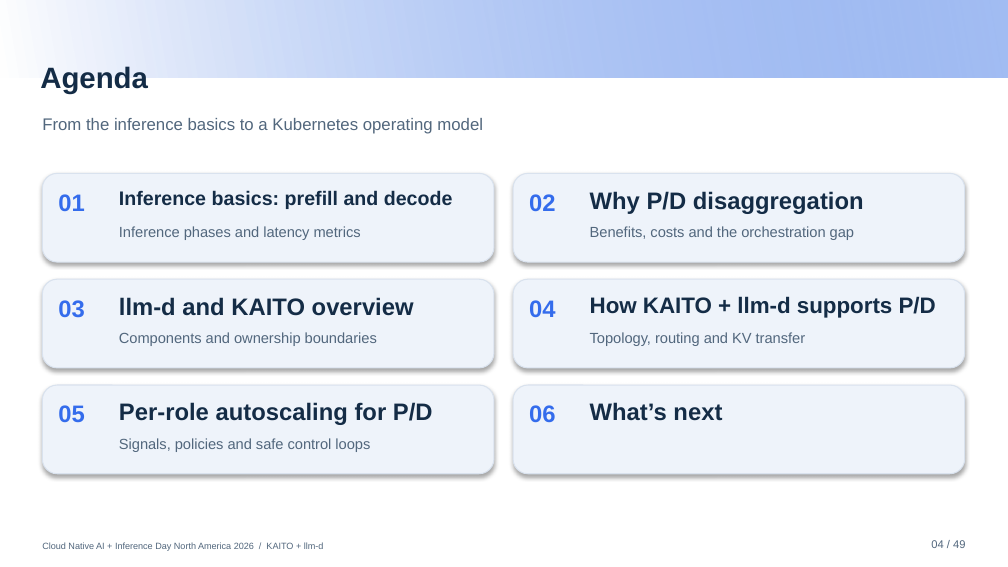
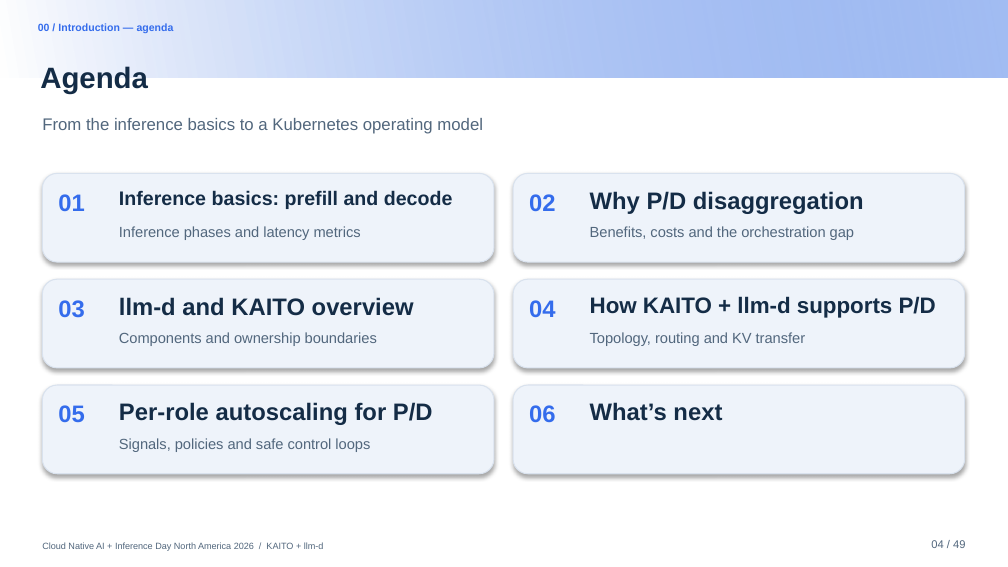
Before and after one commit to andyzhangx/demo, a slide deck: slide 4 of llm/pd-disaggregation/kubecon-na-2026-pd-disaggregation-kaito-llmd.pptx. Drawn at 1008x567 pixels with LibreOffice and Linux fonts; fonts in the diff are those of the drawing; background and template pictures are left out. Boxes give left, top, right and bottom in pixels: in the first picture for what was removed or moved away, otherwise in the second. Text is boxed around its words. In the diff, an @@ line names an element or a change of style, - is before the commit and + after.

```diff
--- a/llm/pd-disaggregation/kubecon-na-2026-pd-disaggregation-kaito-llmd.pptx
+++ b/llm/pd-disaggregation/kubecon-na-2026-pd-disaggregation-kaito-llmd.pptx
@@ text added at (38, 23, 174, 33), 7.5 pt, text #346CEC, bold @@
+00 / Introduction — agenda
```
Also in this commit, not shown: 21 other slides changed, 1 slide added, 1 slide removed.
